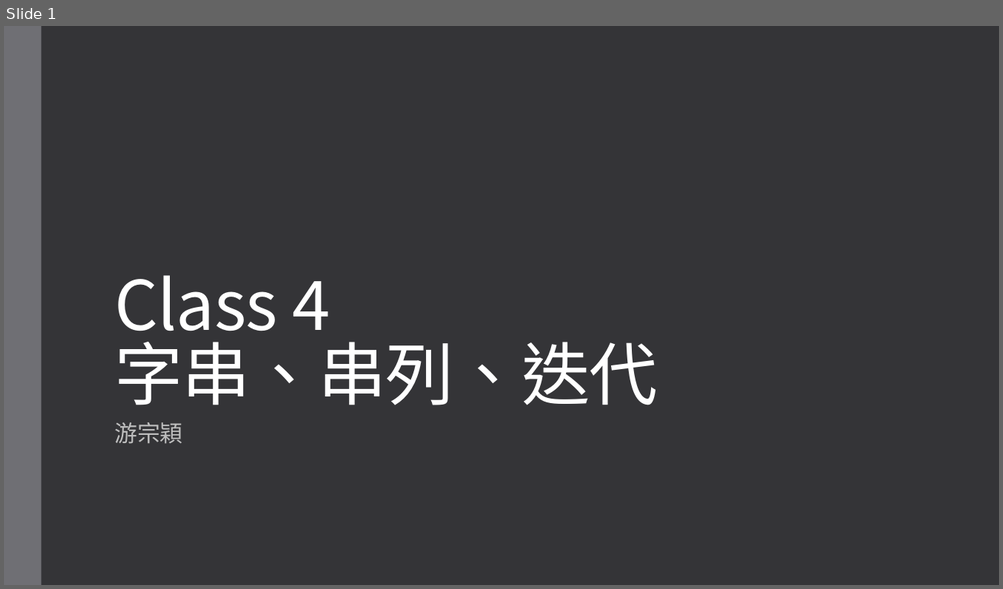
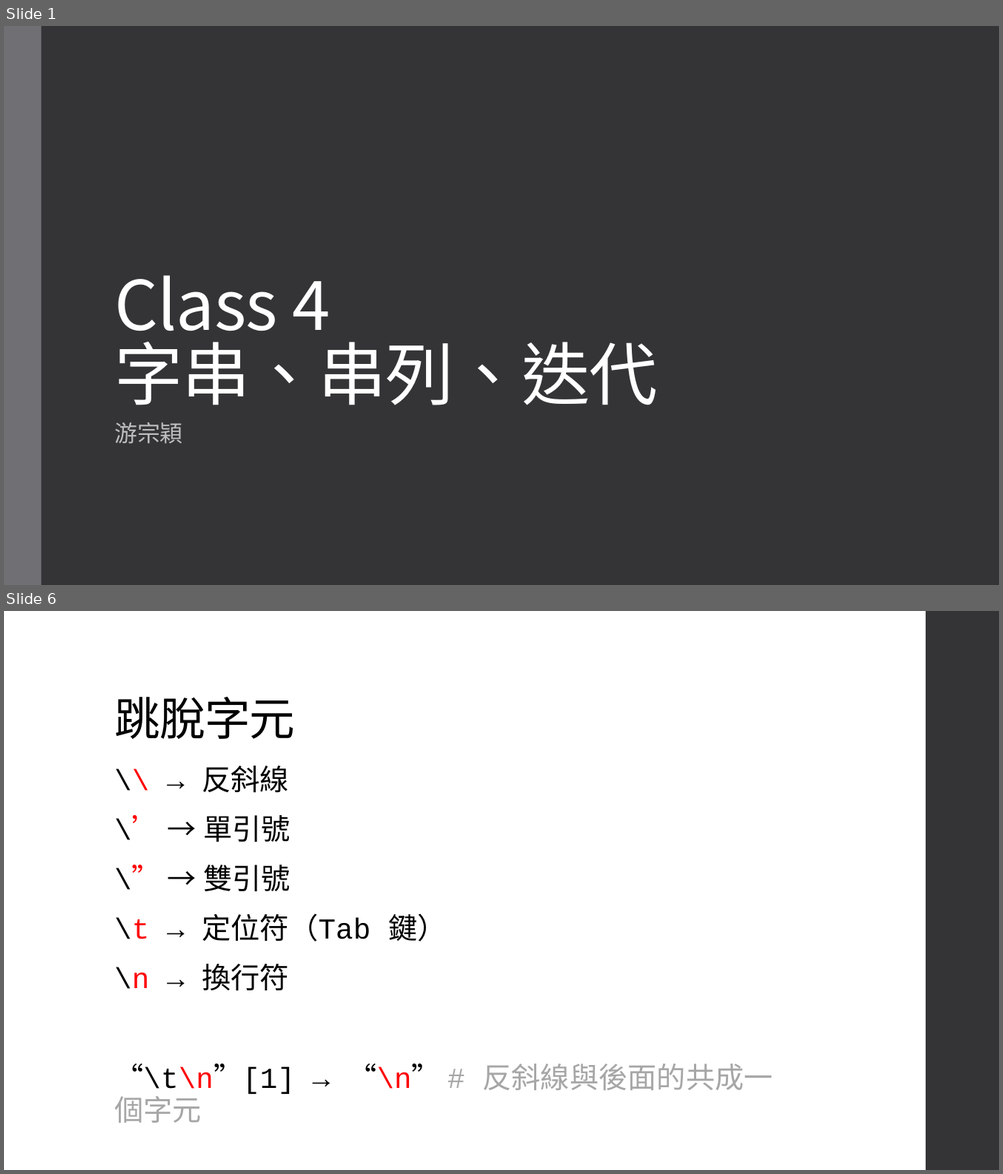
Before and after one commit to an920107/ServiceLearning, a slide deck: Class 4.pptx. Shown one above the other, each under a label of ours: slide 1 before the commit, slides 1 and 6 after it; the slides between them are not shown. The pictures are 1003x589 and 1003x1174 pixels, drawn with LibreOffice and Linux fonts; fonts in the diff are those of the drawing. Boxes give left, top, right and bottom in pixels: in the first picture for what was removed or moved away, otherwise in the second. Text is boxed around its words. In the diff, an @@ line names an element or a change of style, - is before the commit and + after.

```diff
--- a/Class 4.pptx
+++ b/Class 4.pptx
@@ slide 6 added at [4,611,999,1170], background #FFFFFF @@
@@ rectangle added at [925,611,999,1170], fill #353537 @@
@@ title added at [114,697,295,739], 44 pt, text #000000 @@
+跳脫字元
@@ text added at [114,766,773,1123], 28 pt, text #000000 @@
+\\ → 反斜線
+\’ → 單引號
+\” → 雙引號
+\t → 定位符（Tab 鍵）
+\n → 換行符
+“\t\n”[1] → “\n” # 反斜線與後面的共成一個字元
```
Also in this commit, not shown: 19 other slides added.
